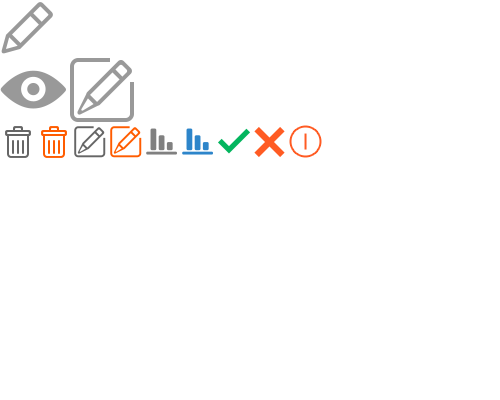
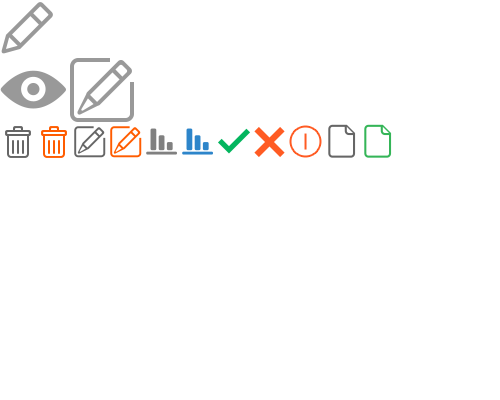
Comparing the layer stacks of the two 500x400 images. Changes:
added layer "2 拷贝" above "2" over (364, 124, 391, 158)
added layer "2" above "形状 21 副本" over (328, 124, 355, 158)
